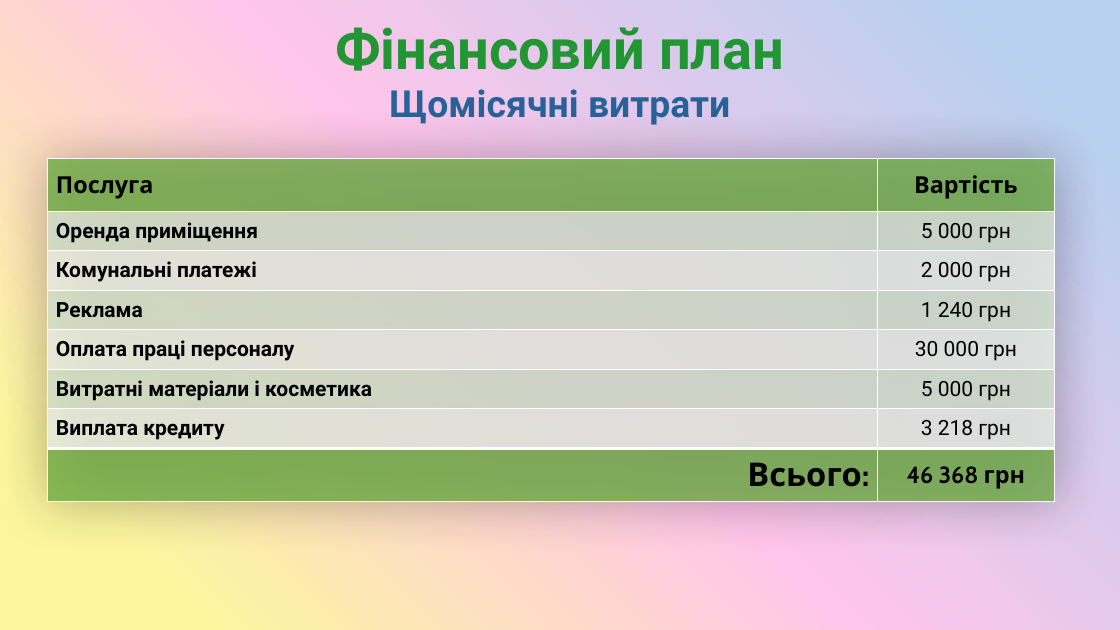
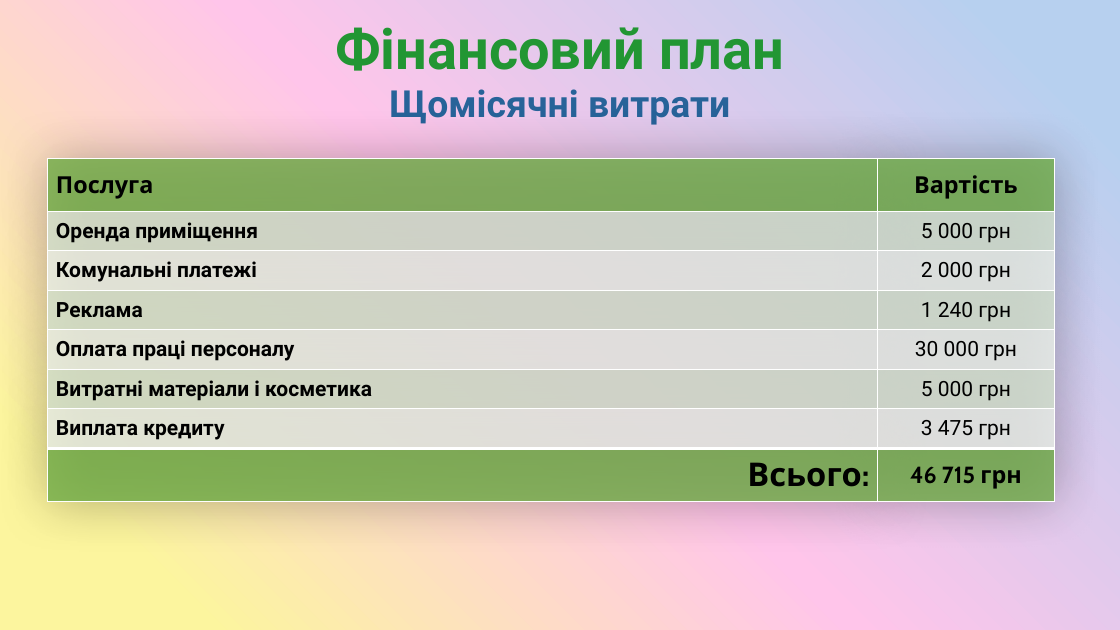
Before and after one commit to SashaGaran/Katya_diplomna, a slide deck: slide 11 of diplomna.pptx. Drawn at 1120x630 pixels with LibreOffice and Linux fonts; fonts in the diff are those of the drawing. Boxes give left, top, right and bottom in pixels: in the first picture for what was removed or moved away, otherwise in the second. Text is boxed around its words. In the diff, an @@ line names an element or a change of style, - is before the commit and + after.

```diff
--- a/diplomna.pptx
+++ b/diplomna.pptx
@@ table at (48, 159, 1054, 502) @@
-row 7, column 2: 3 218 грн
+row 7, column 2: 3 475 грн
-row 8, column 2: 46 368 грн
+row 8, column 2: 46 715 грн
```
Also in this commit, not shown: 2 other slides changed.
